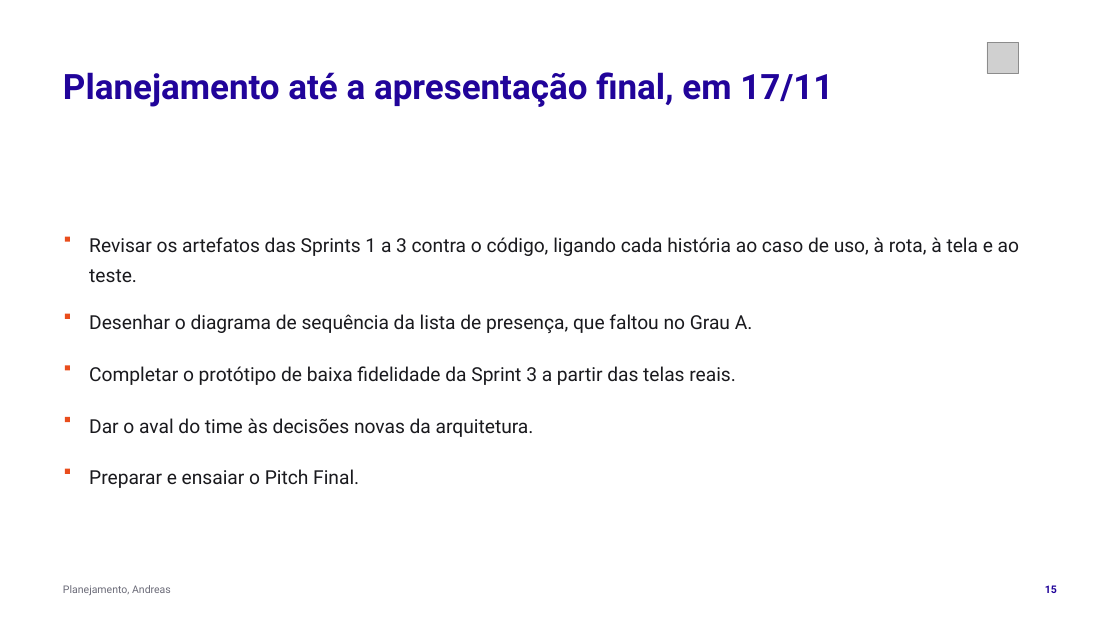
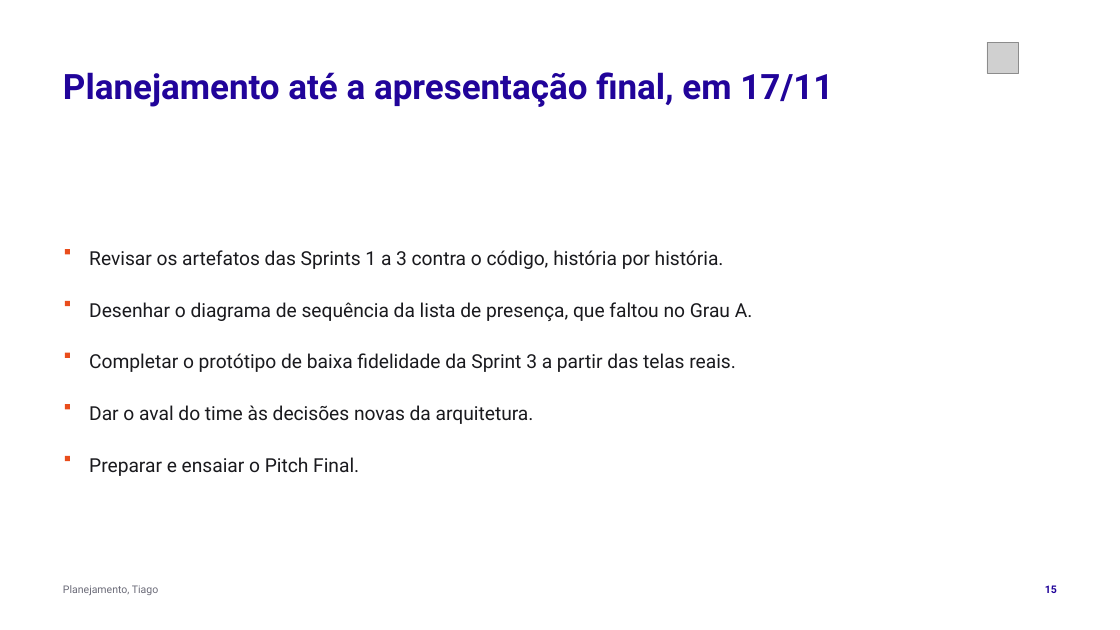
Before and after one commit to tcpassos/invite-app, a slide deck: slide 15 of trabalhos/T3-Apresentacao-Intermediaria.pptx. Drawn at 1120x630 pixels with LibreOffice and Linux fonts; fonts in the diff are those of the drawing; grey boxes stand for pictures. Boxes give left, top, right and bottom in pixels: in the first picture for what was removed or moved away, otherwise in the second. Text is boxed around its words. In the diff, an @@ line names an element or a change of style, - is before the commit and + after.

```diff
--- a/trabalhos/T3-Apresentacao-Intermediaria.pptx
+++ b/trabalhos/T3-Apresentacao-Intermediaria.pptx
@@ rectangle: place and size @@
-rectangle at [65, 237, 70, 242]
+rectangle at [65, 250, 70, 255]
@@ text at [89, 250, 724, 269]: text changed @@
-Revisar os artefatos das Sprints 1 a 3 contra o código, ligando cada história ao caso de uso, à rota, à tela e ao teste.
+Revisar os artefatos das Sprints 1 a 3 contra o código, história por história.
@@ 2 texts, 2 rectangles: place and size @@
-2 texts, 2 rectangles at [65, 313, 753, 385]
+2 texts, 2 rectangles at [65, 301, 753, 372]
@@ 2 texts, 2 rectangles: place and size @@
-2 texts, 2 rectangles at [65, 417, 534, 488]
+2 texts, 2 rectangles at [65, 404, 534, 476]
@@ text at [63, 585, 158, 595]: text changed @@
-Planejamento, Andreas
+Planejamento, Tiago
```
Also in this commit, not shown: 16 other slides changed, 4 other files.
